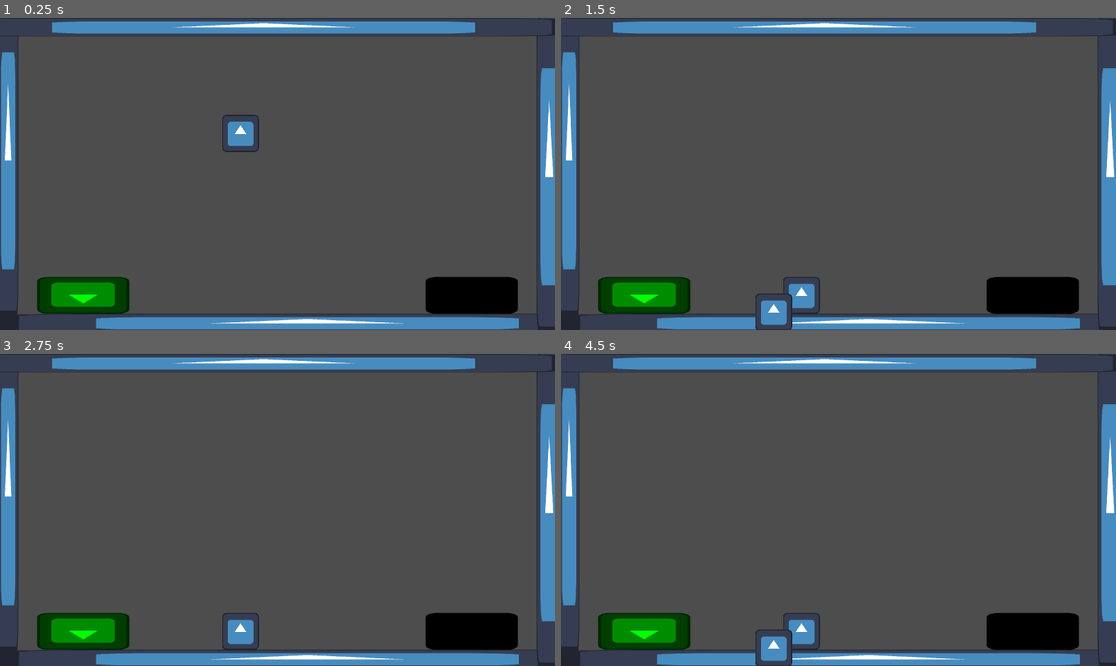
Above: before the commit, frames 1-4 (two rows, left to right).
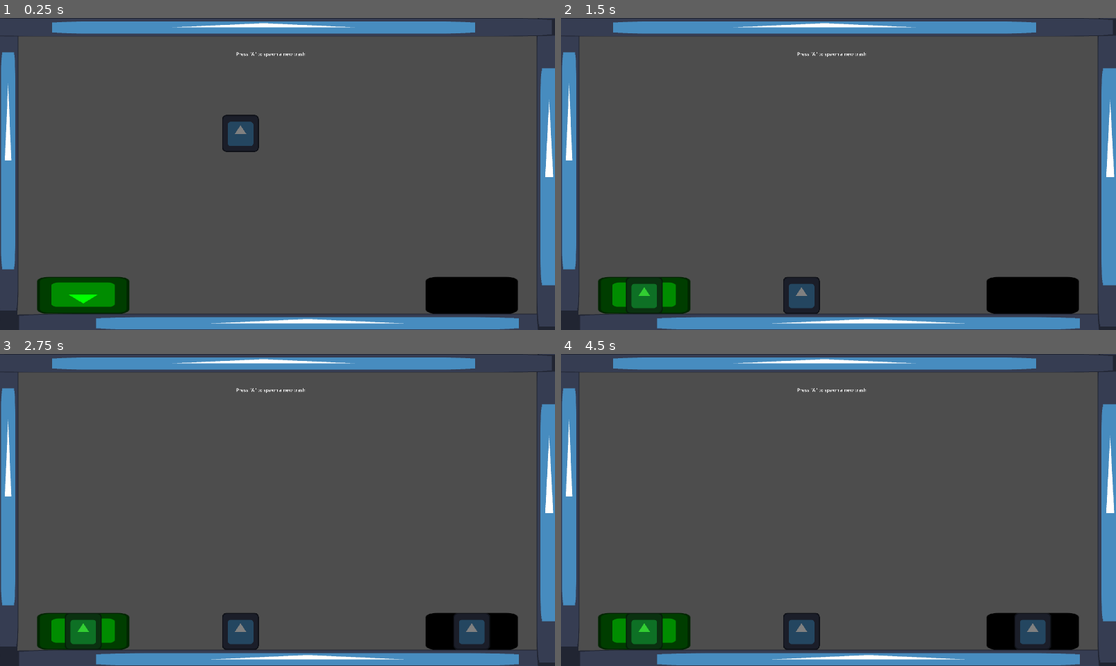
Above: after the commit, the same moments.

Repository: Patradax/sustainable-society-group-af
Game: Godot game, scene res://trashsortgame resources/Trashsortgame.tscn
Same seed, same stepped clock (60 frames per second), same inputs: the game is played once before the commit and once after it. This scene is started directly instead of the project's main scene. The engine's default icon, where the game draws it, is replaced by a stand-in: a white triangle on a blue panel in a dark square.
Inputs (mouse positions are in pixels of both pictures, inside the frame that each line leads up to):
- Up to frame 1 (0.25 s): no input
- Up to frame 2 (1.5 s): tap A (A) at 0.5, 1.25 s; drag from (799, 220) to (644, 295) at 0.52 s; drag from (644, 320) to (1032, 295) at 1.27 s
- Up to frame 3 (2.75 s): tap A (A) at 2, 2.1 s; move the mouse to (471, 656) at 2.02 s; click (471, 656) at 2.17 s
- Up to frame 4 (4.5 s): tap A (A) at 2.75, 3.5, 4.25 s; drag from (810, 572) to (1032, 631) at 2.77 s; drag from (1032, 656) to (644, 631) at 3.52 s; drag from (644, 656) to (1032, 631) at 4.27 s

The runs differ from the first frame. In frame 1, 0.8% of the frame differs, in the area x 40-55%, y 10-43%; in frame 2, 1.8%; in frame 3, 2.1%; in frame 4, 2.6%, in the area x 11-89%, y 10-100%.

Commit message:
additions (please work)

Diff:
--- /dev/null
+++ b/rake.tscn
@@ -0,0 +1,37 @@
+[gd_scene load_steps=5 format=3 uid="uid://c67ghrs7e12d6"]
+
+[ext_resource type="Script" uid="uid://dxy32ou8t1jcm" path="res://Sweepgame resources/rake.gd" id="1_d2ylu"]
+[ext_resource type="Texture2D" uid="uid://hqhf7hds62xn" path="res://Art/selfmade/Imran_Haris/Rake.png" id="1_k7ni1"]
+
+[sub_resource type="CapsuleShape2D" id="CapsuleShape2D_d2ylu"]
+radius = 23.211708
+height = 80.698074
+
+[sub_resource type="RectangleShape2D" id="RectangleShape2D_d2ylu"]
+size = Vector2(30, 27)
+
+[node name="rake" type="CharacterBody2D"]
+collision_mask = 0
+input_pickable = true
+script = ExtResource("1_d2ylu")
+
+[node name="Sprite2D" type="Sprite2D" parent="."]
+texture = ExtResource("1_k7ni1")
+
+[node name="holder" type="CollisionShape2D" parent="."]
+position = Vector2(3.0000005, -5)
+rotation = 0.7086037
+shape = SubResource("CapsuleShape2D_d2ylu")
+
+[node name="Area2D" type="Area2D" parent="."]
+position = Vector2(0, -1)
+collision_layer = 4
+collision_mask = 2
+input_pickable = false
+
+[node name="sweeper" type="CollisionShape2D" parent="Area2D"]
+position = Vector2(-17, 15.5)
+shape = SubResource("RectangleShape2D_d2ylu")
+
+[connection signal="input_event" from="." to="." method="_on_input_event"]
+[connection signal="body_entered" from="Area2D" to="." method="_on_area_2d_body_entered"]
--- a/trashsortgame resources/Trashsortgame.tscn
+++ b/trashsortgame resources/Trashsortgame.tscn
@@ -19,7 +19,6 @@
 
 [node name="trash" parent="." instance=ExtResource("1_dpm72")]
 position = Vector2(832, 312)
-collision_mask = 40
 
 [node name="borders" type="Node2D" parent="."]
 
@@ -114,5 +113,20 @@
 position = Vector2(96, 0)
 shape = SubResource("RectangleShape2D_cxbqt")
 
+[node name="Control" type="Control" parent="."]
+layout_mode = 3
+anchors_preset = 5
+anchor_left = 0.5
+anchor_right = 0.5
+grow_horizontal = 2
+
+[node name="Label" type="Label" parent="Control"]
+layout_mode = 0
+offset_left = 817.0
+offset_top = 113.0
+offset_right = 1045.0
+offset_bottom = 136.0
+text = "Press \"A\" to spawn a new trash"
+
 [connection signal="body_entered" from="recyclebin" to="." method="_on_recyclebin_body_entered"]
 [connection signal="body_entered" from="trashcan" to="." method="_on_trashcan_body_entered"]
--- a/trashsortgame resources/trash.gd
+++ b/trashsortgame resources/trash.gd
@@ -4,6 +4,14 @@
 enum trashchoice {recycle, trash}
 @export var trashtype : trashchoice
 
+func _ready() -> void:
+	var rng = randi_range(0,1)
+	if rng == 1:
+		trashtype = trashchoice.recycle
+		$Sprite2D.modulate = Color.LIME_GREEN
+	if rng == 0:
+		trashtype = trashchoice.trash
+		$Sprite2D.modulate = Color.WEB_GRAY
 func _physics_process(delta: float) -> void:
 	move_and_slide()
 	if dragging:
--- a/trashsortgame resources/trash.tscn
+++ b/trashsortgame resources/trash.tscn
@@ -8,7 +8,7 @@
 
 [node name="trash" type="CharacterBody2D"]
 collision_layer = 17
-collision_mask = 32
+collision_mask = 40
 input_pickable = true
 script = ExtResource("1_ym41c")
 
Not shown, changed: README.md
